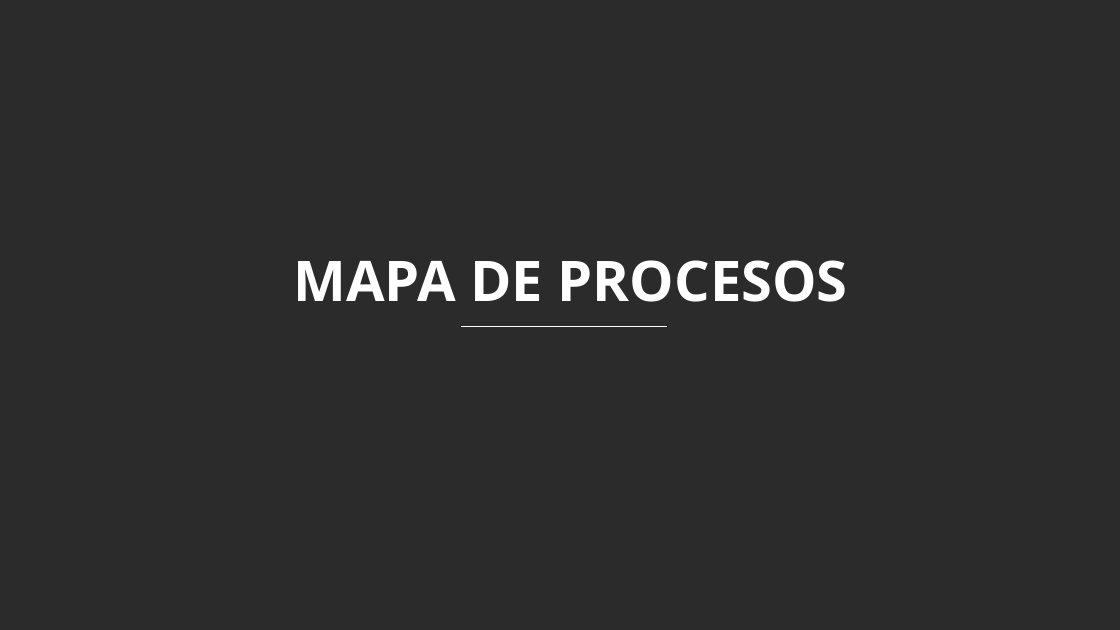
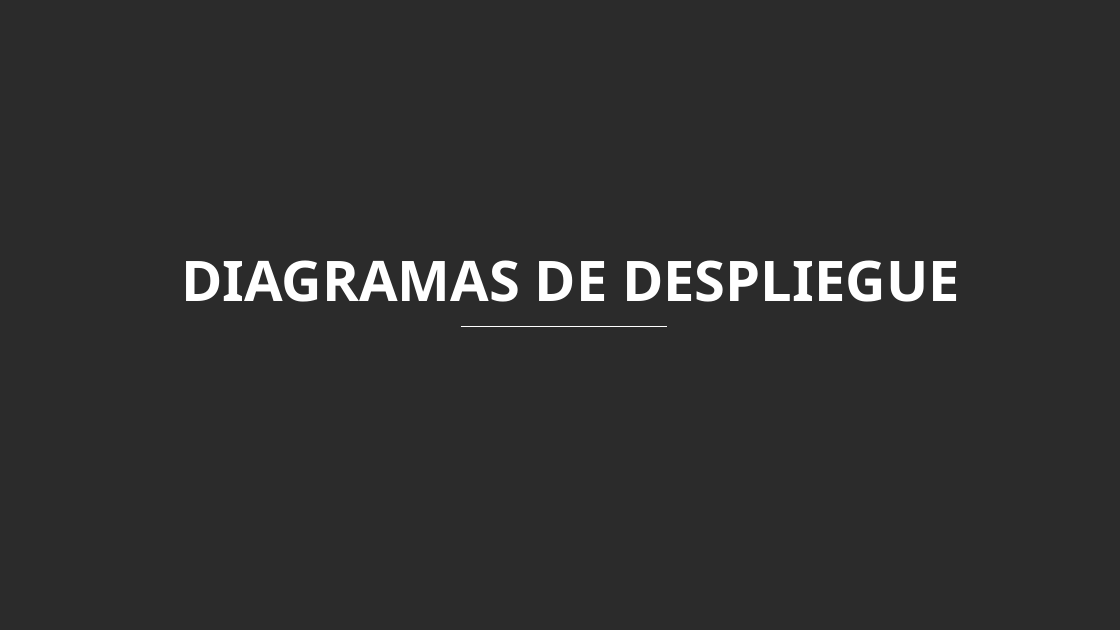
Before and after one commit to DavidV4iss/Master-Barber, a slide deck: slide 22 of PRESENTACION ENTREGABLES 2/Entregables 2.pptx (slide 21 before the commit). Drawn at 1120x630 pixels with LibreOffice and Linux fonts; fonts in the diff are those of the drawing; background and template pictures are left out; a plain dark background stands for a picture behind light text. Boxes give left, top, right and bottom in pixels: in the first picture for what was removed or moved away, otherwise in the second. Text is boxed around its words. In the diff, an @@ line names an element or a change of style, - is before the commit and + after.

```diff
--- a/PRESENTACION ENTREGABLES 2/Entregables 2.pptx
+++ b/PRESENTACION ENTREGABLES 2/Entregables 2.pptx
@@ text at bbox=[181, 260, 960, 302]: text changed @@
-MAPA DE PROCESOS
+DIAGRAMAS DE DESPLIEGUE
```
Also in this commit, not shown: 4 other slides changed, 7 slides added, 15 slides removed.
